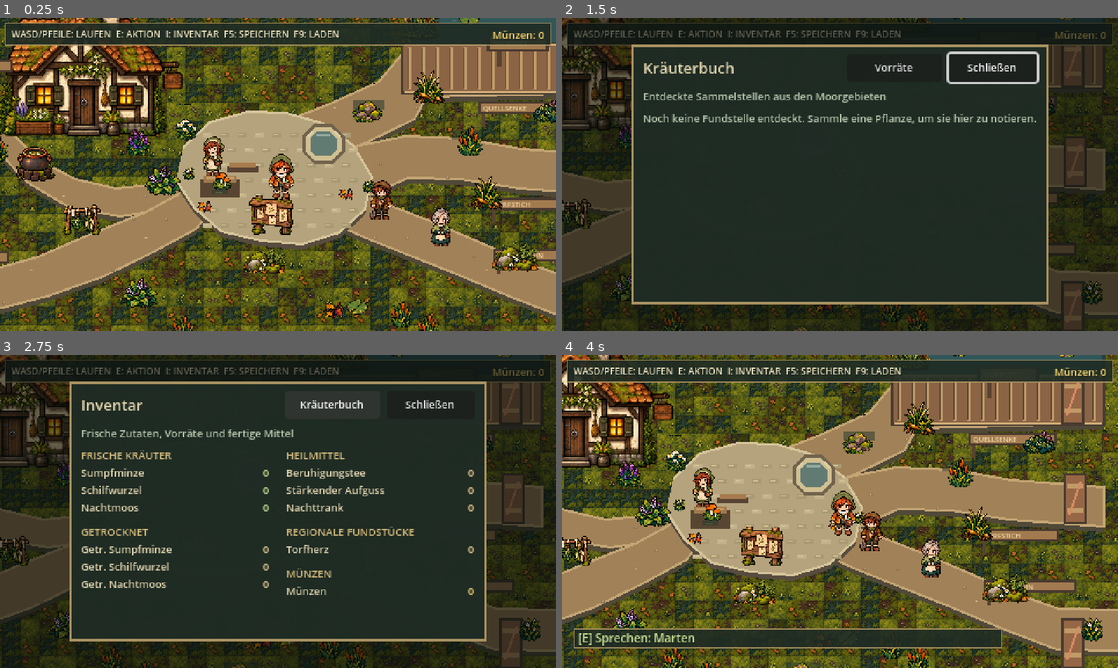
Above: before the commit, frames 1-4 (two rows, left to right).
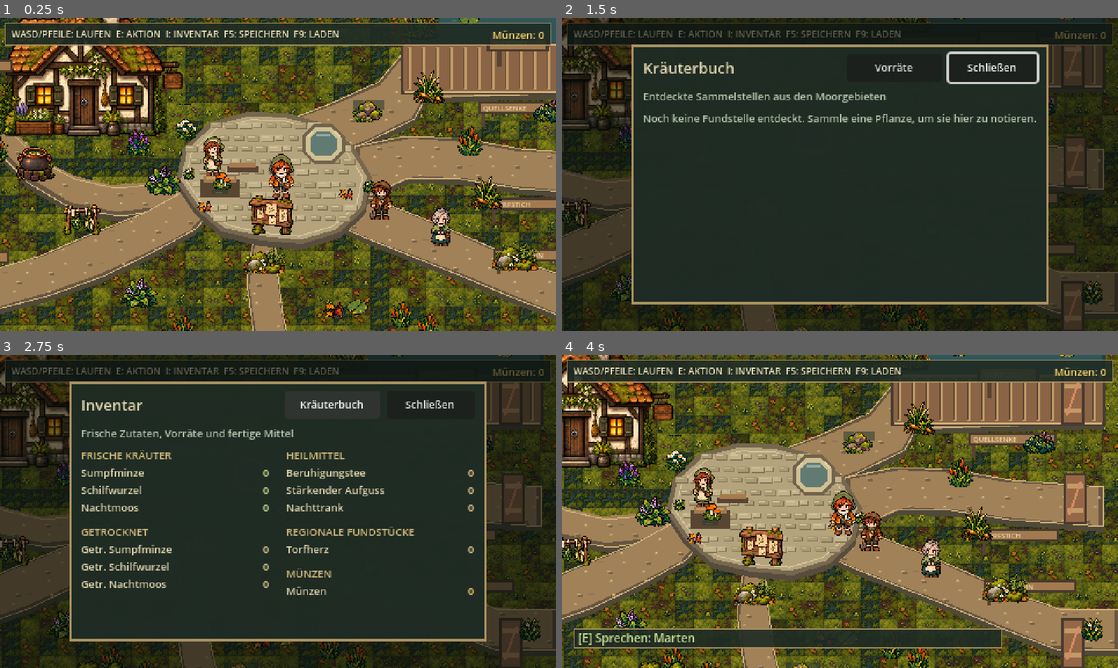
Above: after the commit, the same moments.

Repository: Fremarx/Moor-Apotheke
Game: Godot game, scene res://scenes/main.tscn
The game is run twice, just before and just after one commit, with the same random seed, the same clock (stepped at 60 frames per second) and the same inputs.
Inputs:
- Up to frame 1 (0.25 s): no input
- Up to frame 2 (1.5 s): tap Enter at 0.5 s; hold D (move_right) 0.53-1.28 s; hold E (interact) 0.53-1.28 s; hold S (move_down) from 1.28 s (still down); tap H (toggle_herb_book) at 1.35 s
- Up to frame 3 (2.75 s): release S (move_down) at 2 s; click "Vorräte" at 2 s
- Up to frame 4 (4 s): click "Kräuterbuch" at 2.75 s; click "Schließen" at 3.5 s

The runs differ from the first frame. In frame 1, 6.3% of the frame differs, in the area x 0-100%, y 11-100%; in frame 2, 0.8%; in frame 3, 0.8%; in frame 4, 6.1%.

Commit message:
feat(map): expand village plaza and housing

Diff:
--- a/scenes/player/player.tscn
+++ b/scenes/player/player.tscn
@@ -36,4 +36,4 @@
 limit_left = 0
 limit_top = 0
 limit_right = 640
-limit_bottom = 360
+limit_bottom = 544
--- a/scenes/world/test_map.tscn
+++ b/scenes/world/test_map.tscn
@@ -386,3 +386,12 @@
 
 [node name="CollisionShape2D" type="CollisionShape2D" parent="EnterTorfstich"]
 shape = SubResource("CircleShape2D_map_transition")
+
+[node name="DorfhausWest" type="Marker2D" parent="."]
+position = Vector2(105, 438)
+
+[node name="DorfhausMitte" type="Marker2D" parent="."]
+position = Vector2(239, 420)
+
+[node name="DorfhausOst" type="Marker2D" parent="."]
+position = Vector2(508, 438)
--- a/scripts/terrain_base_layer.gd
+++ b/scripts/terrain_base_layer.gd
@@ -17,7 +17,7 @@
 ]
 
 @export_enum("Dorfplatz", "Schilfufer", "Alter Torfstich") var terrain_profile: int = TerrainProfile.VILLAGE
-@export var map_size: Vector2i = Vector2i(40, 23)
+@export var map_size: Vector2i = Vector2i(40, 34)
 
 
 func _ready() -> void:
--- a/scripts/test_map.gd
+++ b/scripts/test_map.gd
@@ -1,11 +1,12 @@
 extends Node2D
 
-const MAP_SIZE := Vector2(640, 360)
+const MAP_SIZE := Vector2(640, 544)
 const WALL_THICKNESS := 16.0
 const ATLAS_COLUMNS := 4.0
 const ATLAS_ROWS := 4.0
 const DECORATION_ATLAS: Texture2D = preload("res://assets/tilesets/moor_vegetation_atlas_ai_20261001.png")
 const ENVIRONMENT_ATLAS: Texture2D = preload("res://assets/sprites/moor_environment_atlas_ai_20261001.png")
+const COTTAGE_ATLAS: Texture2D = preload("res://assets/sprites/village_cottages_ai_20261001.png")
 
 @export var area_id: StringName = &"Dorfplatz"
 
@@ -41,6 +42,10 @@
 	_add_solid_rect(Rect2(Vector2(384, 119), Vector2(30, 22)))
 	_add_solid_rect(Rect2(Vector2(470, 139), Vector2(26, 34)))
 	_add_solid_rect(Rect2(Vector2(402, 267), Vector2(32, 24)))
+	# Cottage foundations keep the widened south street walkable around each home.
+	_add_solid_rect(Rect2(Vector2(76, 402), Vector2(55, 25)), "DorfhausWestBlocker")
+	_add_solid_rect(Rect2(Vector2(196, 379), Vector2(74, 27)), "DorfhausMitteBlocker")
+	_add_solid_rect(Rect2(Vector2(481, 402), Vector2(58, 25)), "DorfhausOstBlocker")
 
 
 func get_map_bounds() -> Rect2:
@@ -75,8 +80,10 @@
 	add_child(body)
 	_torfstich_gate_shape = collision
 
-func _add_solid_rect(rect: Rect2) -> void:
+func _add_solid_rect(rect: Rect2, body_name: String = "") -> void:
 	var body := StaticBody2D.new()
+	if not body_name.is_empty():
+		body.name = body_name
 	body.position = rect.position + rect.size / 2.0
 	var collision := CollisionShape2D.new()
 	var shape := RectangleShape2D.new()
@@ -90,6 +97,7 @@
 	_draw_pond()
 	_draw_water_lilies()
 	_draw_village_paths()
+	_draw_residential_roads()
 	_draw_bridge()
 	_draw_village_square()
 	_draw_apothecary()
@@ -98,6 +106,8 @@
 	_draw_obstacles()
 	_draw_reeds()
 	_draw_scattered_details()
+	_draw_residential_yards()
+	_draw_residential_houses()
 	_draw_interaction_probe()
 
 
@@ -187,6 +197,70 @@
 	]))
 
 
+func _draw_residential_roads() -> void:
+	# A southbound lane and cross-street turn the old hub into a small village.
+	_draw_road(PackedVector2Array([
+		Vector2(300, 239), Vector2(317, 243), Vector2(320, 278),
+		Vector2(325, 315), Vector2(333, 350), Vector2(343, 386),
+		Vector2(340, 407), Vector2(321, 412), Vector2(310, 389),
+		Vector2(304, 355), Vector2(298, 320), Vector2(293, 282)
+	]))
+	_draw_road(PackedVector2Array([
+		Vector2(91, 405), Vector2(116, 397), Vector2(166, 395),
+		Vector2(218, 397), Vector2(271, 400), Vector2(320, 399),
+		Vector2(373, 397), Vector2(427, 396), Vector2(485, 399),
+		Vector2(545, 405), Vector2(560, 416), Vector2(550, 430),
+		Vector2(505, 437), Vector2(453, 435), Vector2(397, 433),
+		Vector2(344, 432), Vector2(291, 433), Vector2(238, 436),
+		Vector2(184, 435), Vector2(133, 431), Vector2(98, 423)
+	]))
+	_draw_road(PackedVector2Array([
+		Vector2(308, 421), Vector2(329, 420), Vector2(339, 451),
+		Vector2(342, 484), Vector2(339, 520), Vector2(319, 526),
+		Vector2(307, 495), Vector2(302, 460)
+	]))
+
+
+func _draw_residential_yards() -> void:
+	_draw_fenced_garden(Rect2(Vector2(54, 475), Vector2(62, 34)))
+	_draw_fenced_garden(Rect2(Vector2(500, 474), Vector2(68, 36)))
+	# A woodpile, water barrel and herb baskets make the new lane feel lived in.
+	draw_rect(Rect2(Vector2(183, 471), Vector2(27, 12)), Color("523b2c"))
+	for log_index in range(3):
+		draw_rect(Rect2(Vector2(185 + log_index * 2, 468 + log_index * 3), Vector2(23, 4)), Color("9a7047"))
+		draw_rect(Rect2(Vector2(186 + log_index * 2, 469 + log_index * 3), Vector2(3, 2)), Color("d0a36a"))
+	draw_rect(Rect2(Vector2(430, 478), Vector2(10, 17)), Color("664a32"))
+	draw_rect(Rect2(Vector2(429, 476), Vector2(12, 3)), Color("bd9460"))
+	draw_rect(Rect2(Vector2(432, 480), Vector2(6, 2)), Color("93a49a"))
+	_draw_atlas_sprite(Vector2(245, 482), Vector2i(1, 1), Vector2(26, 28))
+	_draw_atlas_sprite(Vector2(386, 485), Vector2i(0, 1), Vector2(26, 28))
+
+
+func _draw_fenced_garden(area: Rect2) -> void:
+	draw_rect(area.grow(2), Color("554330"))
+	draw_rect(area, Color("725237"))
+	draw_rect(area.grow(-3), Color("493c2b"))
+	for post_x in range(int(area.position.x) + 3, int(area.end.x) - 2, 10):
+		draw_rect(Rect2(Vector2(post_x, area.position.y), Vector2(3, 3)), Color("d0a16a"))
+		draw_rect(Rect2(Vector2(post_x, area.end.y - 3), Vector2(3, 3)), Color("bd8e5c"))
+	for row in range(2):
+		for column in range(5):
+			var sprout := area.position + Vector2(8 + column * 10, 9 + row * 12)
+			var leaf_color := Color("71805a") if (row + column) % 2 == 0 else Color("8c955e")
+			draw_rect(Rect2(sprout, Vector2(4, 2)), leaf_color)
+			draw_rect(Rect2(sprout + Vector2(1, -1), Vector2(2, 1)), Color("b1ad6b"))
+
+
+func _draw_residential_houses() -> void:
+	_draw_cottage(Rect2(0.0, 0.0, 724.0, 724.0), Rect2(Vector2(42, 316), Vector2(128, 128)))
+	_draw_cottage(Rect2(724.0, 0.0, 724.0, 724.0), Rect2(Vector2(176, 300), Vector2(126, 126)))
+	_draw_cottage(Rect2(1448.0, 0.0, 724.0, 724.0), Rect2(Vector2(444, 316), Vector2(128, 128)))
+
+
+func _draw_cottage(source: Rect2, destination: Rect2) -> void:
+	draw_texture_rect_region(COTTAGE_ATLAS, destination, source, Color.WHITE, false, true)
+
+
 func _draw_bridge() -> void:
 	draw_rect(Rect2(Vector2(426, 76), Vector2(185, 45)), Color("493c31"))
 	draw_rect(Rect2(Vector2(428, 79), Vector2(181, 39)), Color("8a6445"))
@@ -203,20 +277,46 @@
 	for point in points:
 		shadow_points.append(point + Vector2(0, 5))
 		bounds = bounds.expand(point)
+
+	var packed_fill := _inset_polygon(points, 5.0)
+	var outline := points.duplicate()
+	outline.append(points[0])
 	draw_colored_polygon(shadow_points, Color("514938"))
-	draw_colored_polygon(points, Color("a18158"))
-	draw_polyline(points, Color("c4a574"), 2.0)
-	for y in range(int(bounds.position.y) + 6, int(bounds.end.y) - 4, 14):
-		for x in range(int(bounds.position.x) + 6, int(bounds.end.x) - 4, 14):
-			var detail := Vector2(x + posmod(x * 5 + y * 3, 5), y + posmod(x * 2 + y * 7, 4))
-			if not Geometry2D.is_point_in_polygon(detail, points):
+	draw_colored_polygon(points, Color("675640"))
+	draw_colored_polygon(packed_fill, Color("a18158"))
+	draw_polyline(outline, Color("d0b17b"), 1.0)
+
+	# Small worn stones, damp peat flecks and pale grit break up the broad path fill.
+	for y in range(int(bounds.position.y) + 6, int(bounds.end.y) - 4, 9):
+		for x in range(int(bounds.position.x) + 5, int(bounds.end.x) - 4, 10):
+			var detail := Vector2(
+				x + posmod(x * 5 + y * 3, 5),
+				y + posmod(x * 2 + y * 7, 4)
+			)
+			if not Geometry2D.is_point_in_polygon(detail, packed_fill):
 				continue
-			var detail_pattern := posmod(x * 17 + y * 31, 19)
-			if detail_pattern < 2:
-				draw_rect(Rect2(detail, Vector2(3, 2)), Color("8d7553"))
-				draw_rect(Rect2(detail + Vector2(1, 0), Vector2(1, 1)), Color("c5a574"))
-			elif detail_pattern == 7:
-				draw_rect(Rect2(detail, Vector2(2, 1)), Color("d1b783"))
+			var detail_pattern := posmod(x * 17 + y * 31, 23)
+			if detail_pattern < 3:
+				draw_rect(Rect2(detail + Vector2(1, 1), Vector2(4, 2)), Color("786448"))
+				draw_rect(Rect2(detail, Vector2(3, 1)), Color("c8a876"))
+			elif detail_pattern < 8:
+				draw_rect(Rect2(detail, Vector2(3, 2)), Color("b39466"))
+				draw_rect(Rect2(detail + Vector2(1, 0), Vector2(1, 1)), Color("dfc18b"))
+			elif detail_pattern == 11:
+				draw_rect(Rect2(detail, Vector2(5, 1)), Color("8c7654"))
+
+
+func _inset_polygon(points: PackedVector2Array, amount: float) -> PackedVector2Array:
+	var center := Vector2.ZERO
+	for point in points:
+		center += point
+	center /= float(points.size())
+
+	var inset_points := PackedVector2Array()
+	for point in points:
+		var inset_amount: float = minf(amount, point.distance_to(center) * 0.12)
+		inset_points.append(point.move_toward(center, inset_amount))
+	return inset_points
 
 
 func _draw_village_square() -> void:
@@ -231,16 +331,32 @@
 	for point in plaza:
 		shadow.append(point + Vector2(0, 5))
 	draw_colored_polygon(shadow, Color("574c3e"))
-	draw_colored_polygon(plaza, Color("b5a37d"))
-	draw_polyline(plaza, Color("d6c59a"), 2.0)
-
-	for row in range(7):
-		for column in range(9):
-			var tile := Vector2(255 + column * 15 + (row % 2) * 6, 154 + row * 13)
-			var tint := Color("c2b28b") if (row + column) % 3 == 0 else Color("a99a74")
-			draw_rect(Rect2(tile, Vector2(8, 4)), tint)
-			draw_rect(Rect2(tile + Vector2(1, 1), Vector2(4, 1)), Color("d3c397"))
-
+	draw_colored_polygon(plaza, Color("76674e"))
+	var paved_area := _inset_polygon(plaza, 4.0)
+	draw_colored_polygon(paved_area, Color("b5a37d"))
+	var paving_border := _inset_polygon(plaza, 8.0)
+	var closed_border := paving_border.duplicate()
+	closed_border.append(paving_border[0])
+	draw_polyline(closed_border, Color("d6c59a"), 1.0)
+
+	# Staggered, uneven flagstones replace the repeated little rectangles.
+	for row in range(9):
+		for column in range(12):
+			var variation := posmod(row * 13 + column * 7, 5)
+			var tile := Vector2(
+				238 + column * 12 + (row % 2) * 6 + posmod(row + column * 3, 3),
+				145 + row * 10 + posmod(column * 2 + row, 2)
+			)
+			var tile_center := tile + Vector2(5, 3)
+			if not Geometry2D.is_point_in_polygon(tile_center, paved_area):
+				continue
+			var tile_size := Vector2(7 + posmod(variation * 3, 5), 4 + posmod(variation, 2))
+			var tint := Color("c2b28b") if variation == 0 or variation == 3 else Color("a99a74")
+			draw_rect(Rect2(tile + Vector2(1, 1), tile_size), Color("817354"))
+			draw_rect(Rect2(tile, tile_size), tint)
+			draw_rect(Rect2(tile + Vector2(1, 1), Vector2(maxf(2.0, tile_size.x - 4.0), 1)), Color("d3c397"))
+			if variation == 2:
+				draw_rect(Rect2(tile + Vector2(2, 4), Vector2(2, 1)), Color("778060"))
 	# The well is a central landmark and stays clear of the main walking lines.
 	draw_colored_polygon(PackedVector2Array([
 		Vector2(352, 146), Vector2(367, 146), Vector2(378, 157),
--- a/tests/area_001_connected_moor_area_test.gd
+++ b/tests/area_001_connected_moor_area_test.gd
@@ -32,7 +32,7 @@
 	_check(second_area.position.is_equal_approx(Vector2(640, 0)), "the second map follows the first map in world space")
 	_check(terrain != null and terrain.map_size == Vector2i(150, 68), "the expanded Schilfufer uses the full five-by-four sector layout")
 	_check(int(second_area.call("get_traversable_tile_count")) >= 6120, "the region keeps at least 6,120 traversable tiles")
-	_check(camera != null and camera.limit_right == 640 and camera.limit_bottom == 360, "the village camera starts inside the village bounds")
+	_check(camera != null and camera.limit_right == 640 and camera.limit_bottom == 544, "the village camera starts inside the village bounds")
 
 	var pickups: Dictionary = main.call("_get_pickups_by_id")
 	_check(pickups.size() == 18, "all eighteen world pickups have unique persistent IDs")
@@ -129,7 +129,7 @@
 	await physics_frame
 	_check(player.global_position.is_equal_approx(FIRST_AREA_RETURN_SPAWN), "the region return transition reaches the northwest village path")
 	if camera != null:
-		_check(camera.limit_right == 640 and camera.limit_bottom == 360, "returning restores the village camera bounds")
+		_check(camera.limit_right == 640 and camera.limit_bottom == 544, "returning restores the village camera bounds")
 
 	var region_pickups: Array[Area2D] = [mint_e4, root_d4, mint_c3, mint_b2, root_c2, root_b3]
 	for pickup in region_pickups:
--- a/tests/map_03_reusable_terrain_tileset_test.gd
+++ b/tests/map_03_reusable_terrain_tileset_test.gd
@@ -2,7 +2,7 @@
 
 const TERRAIN_TILESET: TileSet = preload("res://assets/tilesets/moor_terrain_tileset.tres")
 const MAP_CASES := [
-	{"path": "res://scenes/world/test_map.tscn", "profile": 0, "pickup": "Sumpfminze/Visual", "map_size": Vector2i(40, 23)},
+	{"path": "res://scenes/world/test_map.tscn", "profile": 0, "pickup": "Sumpfminze/Visual", "map_size": Vector2i(40, 34)},
 	{"path": "res://scenes/world/schilfufer.tscn", "profile": 1, "pickup": "SumpfminzeSchilfufer/Visual", "map_size": Vector2i(150, 68)},
 ]
 var _failures: Array[String] = []
--- /dev/null
+++ b/tests/map_04_village_expansion_test.gd
@@ -0,0 +1,76 @@
+extends SceneTree
+
+const MAIN_SCENE: PackedScene = preload("res://scenes/main.tscn")
+const TEST_SAVE_PATH := "user://map_04_village_expansion_test.json"
+const EXPECTED_BOUNDS := Rect2(Vector2.ZERO, Vector2(640, 544))
+const COTTAGE_ATLAS_PATH := "res://assets/sprites/village_cottages_ai_20261001.png"
+const HOUSE_MARKERS := ["DorfhausWest", "DorfhausMitte", "DorfhausOst"]
+
+var _failures: Array[String] = []
+
+
+func _initialize() -> void:
+	call_deferred("_run")
+
+func _run() -> void:
+	_remove_test_save()
+	var main := MAIN_SCENE.instantiate()
+	main.get_node("SaveManager").set("save_path", TEST_SAVE_PATH)
+	root.add_child(main)
+	await physics_frame
+	await physics_frame
+
+	var village := main.get_node_or_null("World/TestMap")
+	var player := main.get_node_or_null("World/Player") as CharacterBody2D
+	var camera := main.get_node_or_null("World/Player/Camera2D") as Camera2D
+	var terrain := main.get_node_or_null("World/TestMap/TerrainBase") as TileMapLayer
+	_check(village != null, "the expanded village scene loads")
+	if village != null:
+		_check(village.call("get_map_bounds") == EXPECTED_BOUNDS, "the village grows to 640 by 544 pixels")
+		_check(village.get_node_or_null("DorfhausWestBlocker") != null, "the west cottage has a foundation collision")
+		_check(village.get_node_or_null("DorfhausMitteBlocker") != null, "the middle cottage has a foundation collision")
+		_check(village.get_node_or_null("DorfhausOstBlocker") != null, "the east cottage has a foundation collision")
+		for marker_name in HOUSE_MARKERS:
+			var house := village.get_node_or_null(marker_name) as Marker2D
+			_check(house != null, "%s marks a residential cottage" % marker_name)
+			if house != null:
+				_check(EXPECTED_BOUNDS.has_point(house.position), "%s stands inside the expanded village" % marker_name)
+				_check(house.position.y >= 300.0, "%s belongs to the new southern district" % marker_name)
+	if terrain != null:
+		_check(terrain.map_size == Vector2i(40, 34), "the ground layer fills the 40 by 34 tile area")
+		_check(terrain.get_used_cells().size() == 40 * 34, "the expanded village ground has no empty cells")
+	if camera != null:
+		_check(camera.limit_right == 640 and camera.limit_bottom == 544, "the camera reaches the new southern border")
+
+	var cottage_texture := load(COTTAGE_ATLAS_PATH) as Texture2D
+	_check(cottage_texture != null, "the cottage atlas can be loaded as a texture")
+	if cottage_texture != null:
+		_check(cottage_texture.get_size() == Vector2(2172, 724), "the cottage atlas contains three 724 pixel sprite cells")
+		var cottage_image := cottage_texture.get_image()
+		_check(cottage_image.get_pixel(0, 0).a < 0.05, "the cottage atlas keeps a transparent background")
+
+
+	main.queue_free()
+	await process_frame
+	_remove_test_save()
+	_finish()
+
+
+func _remove_test_save() -> void:
+	if FileAccess.file_exists(TEST_SAVE_PATH):
+		DirAccess.remove_absolute(ProjectSettings.globalize_path(TEST_SAVE_PATH))
+
+
+func _check(condition: bool, description: String) -> void:
+	if not condition:
+		_failures.append(description)
+
+
+func _finish() -> void:
+	if _failures.is_empty():
+		print("MAP-04 village expansion checks passed.")
+		quit(0)
+		return
+	for failure in _failures:
+		push_error("MAP-04 check failed: " + failure)
+	quit(1)
--- a/tests/reg_02_old_peat_cut_test.gd
+++ b/tests/reg_02_old_peat_cut_test.gd
@@ -146,7 +146,7 @@
 	await physics_frame
 	_check(player.global_position.is_equal_approx(Vector2(560, 184)), "the safe entrance route returns to the village east path")
 	if camera != null:
-		_check(camera.limit_right == 640 and camera.limit_bottom == 360, "returning restores the village camera bounds")
+		_check(camera.limit_right == 640 and camera.limit_bottom == 544, "returning restores the village camera bounds")
 
 	main.queue_free()
 	await process_frame
Binary file added: assets/sprites/village_cottages_ai_20261001.png
Not shown, added: assets/sprites/village_cottages_ai_20261001.png.import
Not shown, added: tests/map_04_village_expansion_test.gd.uid
Not shown, changed: PROJECT_PLAN.md
Not shown, changed: design/world_backlog.md
Not shown, changed: docs/AI_CONTEXT.md
Not shown, changed: docs/ARCHITECTURE.md
Not shown, changed: docs/ART_ASSETS.md
Not shown, changed: docs/KNOWLEDGE_BASE.md
Not shown, changed: docs/TESTING.md
